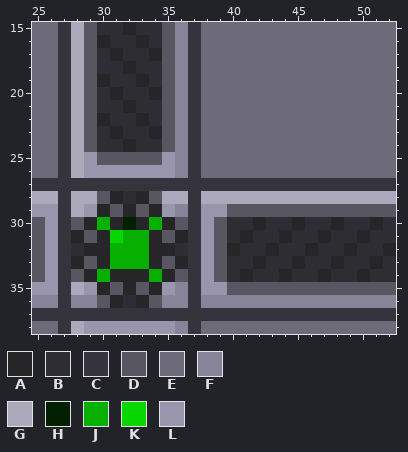
Pixel-art file: assets/sprites/module_sprite_64x64.aseprite. Above: the version before the commit.
65x65 pixels, 1 frame. Colours within 5 levels of each other are drawn and written as one. Shown: x 25..52, y 15..38.
Palette (. is transparent): A #262629  B #2d2d33  C #35343d  D #585761  E #6d6b7a  F #878499  G #aca9bd  H #012000  J #06af00  K #07d600  L #9895ad
Pixels before, first column x 25:
15 EECGDBBABBDFCEEEEEEEEEEEEEEE
16 EECGDABBABDFCEEEEEEEEEEEEEEE
17 EECGDBABBADFCEEEEEEEEEEEEEEE
18 EECGDBBABBDFCEEEEEEEEEEEEEEE
19 EECGDABBABDFCEEEEEEEEEEEEEEE
20 EECGDBABBADFCEEEEEEEEEEEEEEE
21 EECGDBBABBDFCEEEEEEEEEEEEEEE
22 EECGDABBABDFCEEEEEEEEEEEEEEE
23 EECGDBABBADFCEEEEEEEEEEEEEEE
24 EECGDBBABBDFCEEEEEEEEEEEEEEE
25 EECGLDDDDDLFCEEEEEEEEEEEEEEE
26 EECGLLLLLLLFCEEEEEEEEEEEEEEE
27 CCCCCCCCCCCCCCCCCCCCCCCCCCCC
28 GGCGGDABADGGCGGGGGGGGGGGGGGG
29 LLCGLADADALFCLLDDDDDDDDDDDDD
30 DLCDAJAHAJADCLDBBABBABBABBAB
31 DLCADAKJJADACLDBABBABBABBABB
32 DLCBAAJJJAABCLDABBABBABBABBA
33 DLCADAJJJADACLDBBABBABBABBAB
34 DLCDAJAAAJADCLDBABBABBABBABB
35 LLCGLADADALFCLLDDDDDDDDDDDDD
36 FFCFFDABADFFCFFFFFFFFFFFFFFF
37 CCCCCCCCCCCCCCCCCCCCCCCCCCCC
38 EECGLLLLLLLFCEEEEEEEEEEEEEEE
After:
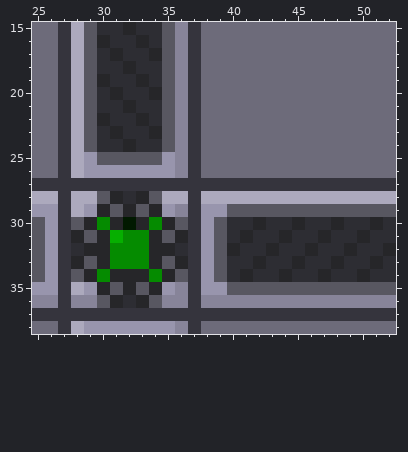
Difference:
Colour H changes from #012000 to #011900.
Colour J changes from #06af00 to #058b00.
Colour K changes from #07d600 to #06af00.
Pixel boxes of the changes (left, top, right, bottom) in both pictures:
changed: (97, 217, 162, 282)
